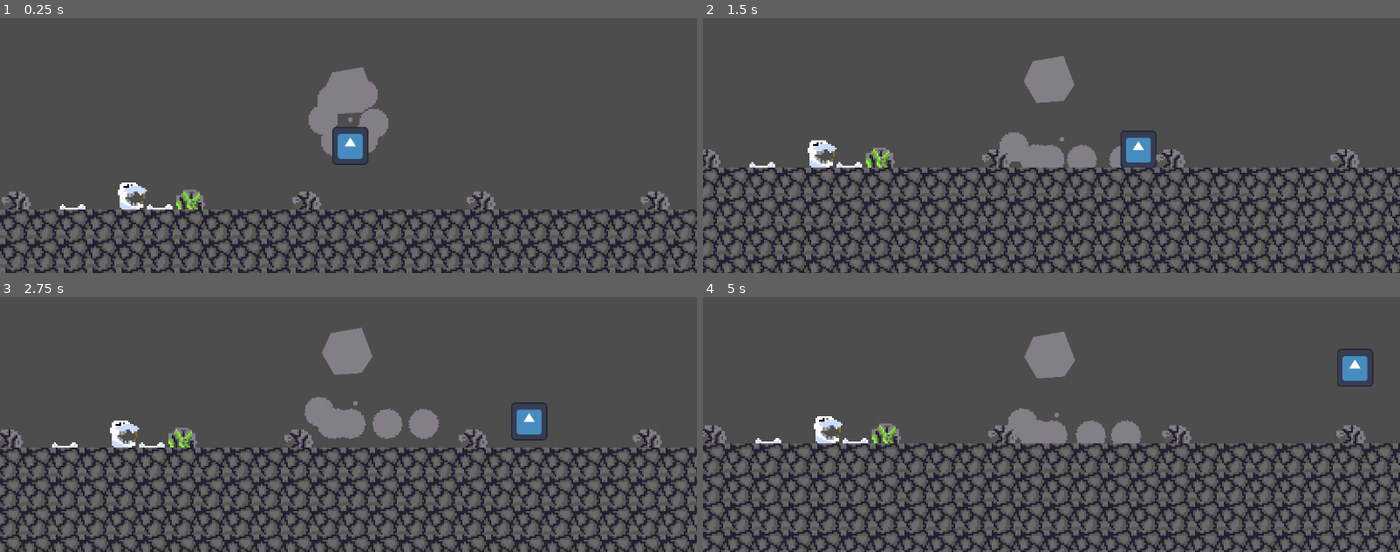
Above: before the commit, frames 1-4 (two rows, left to right).
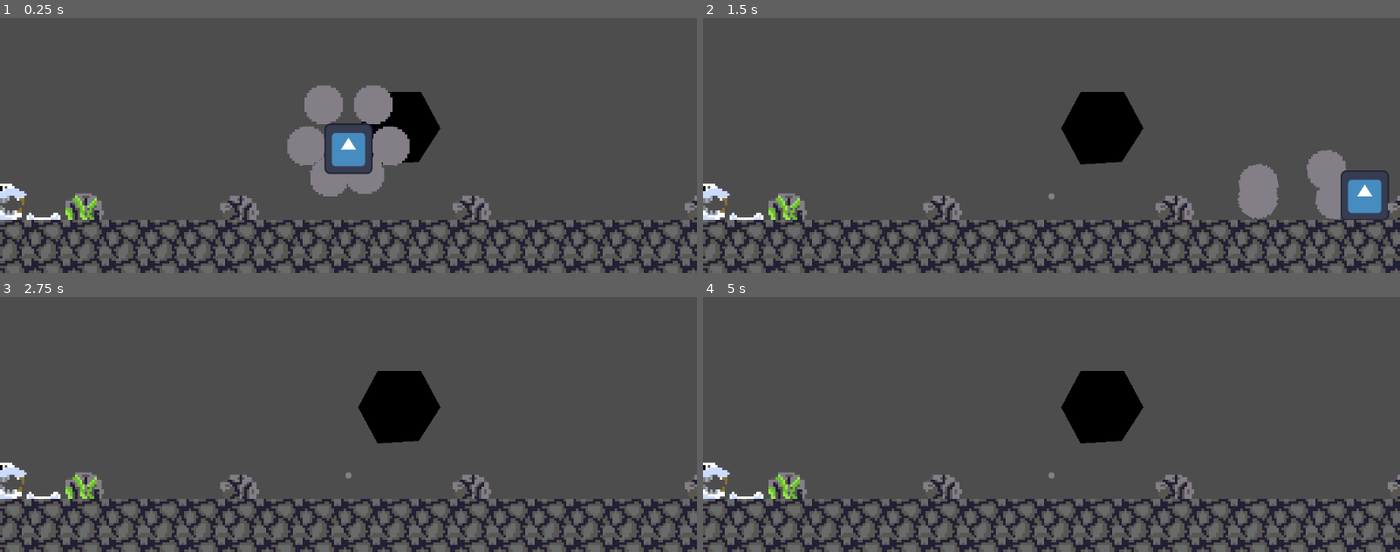
Above: after the commit, the same moments.

Repository: HaviarA1/FratThaRat
Game: Godot game, scene res://Scenes/world.tscn
Same seed, same stepped clock (60 frames per second), same inputs: the game is played once before the commit and once after it. The engine's default icon, where the game draws it, is replaced by a stand-in: a white triangle on a blue panel in a dark square.
Inputs:
- Up to frame 1 (0.25 s): no input
- Up to frame 2 (1.5 s): hold D (right) from 0.53 s (still down); tap W (up) at 0.77 s
- Up to frame 3 (2.75 s): tap W (up) at 1.52 s; release D (right) at 2.03 s; hold A (left) from 2.03 s (still down)
- Up to frame 4 (5 s): release A (left) at 2.78 s; hold D (right) 2.78-4.28 s; tap W (up) at 3.02, 3.77, 4.52 s; hold A (left) from 4.28 s (still down)

The runs differ from the first frame. In frame 1, 20% of the frame differs, in the area x 0-100%, y 19-100%; in frame 2, 30%, in the area x 0-100%, y 15-100%; in frame 3, 28%; in frame 4, 29%.

Commit message:
Not made player movement

Diff:
--- a/Scenes/player.tscn
+++ b/Scenes/player.tscn
@@ -1,125 +1,61 @@
-[gd_scene load_steps=9 format=3 uid="uid://cw0xhyynu5w7x"]
+[gd_scene load_steps=8 format=3 uid="uid://cw0xhyynu5w7x"]
 
 [ext_resource type="Script" uid="uid://dkrqjc0v3doio" path="res://Scripts/player.gd" id="1_cvnsp"]
 [ext_resource type="Script" uid="uid://cw78pih0o5i8b" path="res://Scripts/whole_player.gd" id="1_vgqql"]
 [ext_resource type="Texture2D" uid="uid://b5npq3s384cny" path="res://icon.svg" id="2_6t5aa"]
 [ext_resource type="PackedScene" uid="uid://bbcnwluh8i57t" path="res://Scenes/fat.tscn" id="3_6t5aa"]
 [ext_resource type="Texture2D" uid="uid://bm0ycfg6ce880" path="res://Assets/Textures/rat_fat.png" id="3_vgqql"]
-[ext_resource type="Script" uid="uid://crjisl7cryo72" path="res://Scripts/spring_player.gd" id="4_x3wgy"]
 
 [sub_resource type="CircleShape2D" id="CircleShape2D_fkybt"]
-radius = 20.22375
+radius = 10.049875
 
 [sub_resource type="RectangleShape2D" id="RectangleShape2D_8j60k"]
 size = Vector2(19, 20)
 
 [node name="Player" type="CharacterBody2D"]
+collision_layer = 0
 script = ExtResource("1_vgqql")
-body_color = Color(0.5176471, 0.49411765, 0.5294118, 1)
 
 [node name="CollisionShape2D" type="CollisionShape2D" parent="."]
 
 [node name="Camera2D" type="Camera2D" parent="."]
-zoom = Vector2(3, 3)
+zoom = Vector2(4, 4)
 position_smoothing_enabled = true
 position_smoothing_speed = 10.0
 
 [node name="Fat6" parent="." instance=ExtResource("3_6t5aa")]
-position = Vector2(-10, -11)
+position = Vector2(-9, -15)
 collision_layer = 0
 collision_mask = 2
 
 [node name="Fat5" parent="." instance=ExtResource("3_6t5aa")]
-position = Vector2(7, -14)
+position = Vector2(9, -15)
 collision_layer = 0
 collision_mask = 2
 
 [node name="Fat4" parent="." instance=ExtResource("3_6t5aa")]
-position = Vector2(13, 2)
+position = Vector2(17, 0)
 collision_layer = 0
 collision_mask = 2
 
 [node name="Fat3" parent="." instance=ExtResource("3_6t5aa")]
-position = Vector2(7, 11)
+position = Vector2(8, 14)
 collision_layer = 0
 collision_mask = 2
 
 [node name="Fat2" parent="." instance=ExtResource("3_6t5aa")]
-position = Vector2(-8, 12)
+position = Vector2(-9, 15)
 collision_layer = 0
 collision_mask = 2
 
 [node name="Fat" parent="." instance=ExtResource("3_6t5aa")]
-position = Vector2(-15, 0)
+position = Vector2(-17, 0)
 collision_layer = 0
 collision_mask = 2
 
 [node name="SpringPlayer" type="RigidBody2D" parent="."]
 collision_layer = 0
 collision_mask = 2
-script = ExtResource("4_x3wgy")
-
-[node name="Springs" type="Node2D" parent="SpringPlayer"]
-
-[node name="6" type="DampedSpringJoint2D" parent="SpringPlayer/Springs"]
-rotation = 2.6179938
-node_a = NodePath("../../../Fat6")
-node_b = NodePath("../..")
-bias = 0.9
-length = 13.0
-rest_length = 1.0
-stiffness = 0.1
-damping = 16.0
-
-[node name="5" type="DampedSpringJoint2D" parent="SpringPlayer/Springs"]
-rotation = -2.6179938
-node_a = NodePath("../../../Fat5")
-node_b = NodePath("../..")
-bias = 0.9
-length = 13.0
-rest_length = 1.0
-stiffness = 0.1
-damping = 16.0
-
-[node name="4" type="DampedSpringJoint2D" parent="SpringPlayer/Springs"]
-rotation = -1.5707964
-node_a = NodePath("../../../Fat4")
-node_b = NodePath("../..")
-bias = 0.9
-length = 13.0
-rest_length = 1.0
-stiffness = 0.1
-damping = 16.0
-
-[node name="3" type="DampedSpringJoint2D" parent="SpringPlayer/Springs"]
-rotation = -0.5235988
-node_a = NodePath("../../../Fat3")
-node_b = NodePath("../..")
-bias = 0.9
-length = 13.0
-rest_length = 1.0
-stiffness = 0.1
-damping = 16.0
-
-[node name="2" type="DampedSpringJoint2D" parent="SpringPlayer/Springs"]
-rotation = 0.5235988
-node_a = NodePath("../../../Fat2")
-node_b = NodePath("../..")
-bias = 0.9
-length = 13.0
-rest_length = 1.0
-stiffness = 0.1
-damping = 16.0
-
-[node name="1" type="DampedSpringJoint2D" parent="SpringPlayer/Springs"]
-rotation = 1.5707964
-node_a = NodePath("../../../Fat")
-node_b = NodePath("../..")
-bias = 0.9
-length = 13.0
-rest_length = 1.0
-stiffness = 0.1
-damping = 16.0
 
 [node name="CollisionShape2D" type="CollisionShape2D" parent="SpringPlayer"]
 shape = SubResource("CircleShape2D_fkybt")
@@ -127,6 +63,62 @@
 [node name="Sprite2D" type="Sprite2D" parent="SpringPlayer"]
 scale = Vector2(0.15625001, 0.1640625)
 texture = ExtResource("3_vgqql")
+
+[node name="Springs" type="Node2D" parent="SpringPlayer"]
+
+[node name="6" type="DampedSpringJoint2D" parent="SpringPlayer/Springs"]
+rotation = 2.6179938
+node_a = NodePath("../../../Fat6")
+node_b = NodePath("../../../PlayerController")
+bias = 0.9
+length = 17.0
+stiffness = 64.0
+damping = 16.0
+
+[node name="5" type="DampedSpringJoint2D" parent="SpringPlayer/Springs"]
+rotation = -2.6179938
+node_a = NodePath("../../../Fat5")
+node_b = NodePath("../../../PlayerController")
+bias = 0.9
+length = 17.0
+stiffness = 64.0
+damping = 16.0
+
+[node name="4" type="DampedSpringJoint2D" parent="SpringPlayer/Springs"]
+rotation = -1.5707964
+node_a = NodePath("../../../Fat4")
+node_b = NodePath("../../../PlayerController")
+bias = 0.9
+length = 17.0
+stiffness = 64.0
+damping = 16.0
+
+[node name="3" type="DampedSpringJoint2D" parent="SpringPlayer/Springs"]
+rotation = -0.5235988
+node_a = NodePath("../../../Fat3")
+node_b = NodePath("../../../PlayerController")
+bias = 0.9
+length = 17.0
+stiffness = 64.0
+damping = 16.0
+
+[node name="2" type="DampedSpringJoint2D" parent="SpringPlayer/Springs"]
+rotation = 0.5235988
+node_a = NodePath("../../../Fat2")
+node_b = NodePath("../../../PlayerController")
+bias = 0.9
+length = 17.0
+stiffness = 64.0
+damping = 16.0
+
+[node name="1" type="DampedSpringJoint2D" parent="SpringPlayer/Springs"]
+rotation = 1.5707964
+node_a = NodePath("../../../Fat")
+node_b = NodePath("../../../PlayerController")
+bias = 0.9
+length = 17.0
+stiffness = 64.0
+damping = 16.0
 
 [node name="PlayerController" type="CharacterBody2D" parent="."]
 script = ExtResource("1_cvnsp")
--- a/Scenes/world.tscn
+++ b/Scenes/world.tscn
@@ -23,7 +23,7 @@
 [node name="World" type="Node2D"]
 
 [node name="Player" parent="." instance=ExtResource("1_go701")]
-position = Vector2(-15, -24)
+position = Vector2(21, 21)
 
 [node name="TileMap" type="TileMap" parent="."]
 texture_filter = 1
--- a/Scripts/whole_player.gd
+++ b/Scripts/whole_player.gd
@@ -15,4 +15,4 @@
 	draw_colored_polygon([fat_1.global_position, fat_2.global_position, fat_3.global_position, fat_4.global_position, fat_5.global_position, fat_6.global_position], body_color)
 func _physics_process(delta: float) -> void:
 
-	global_position = spring_player.position
+	pass
